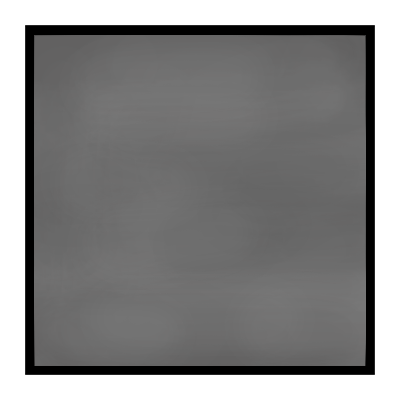
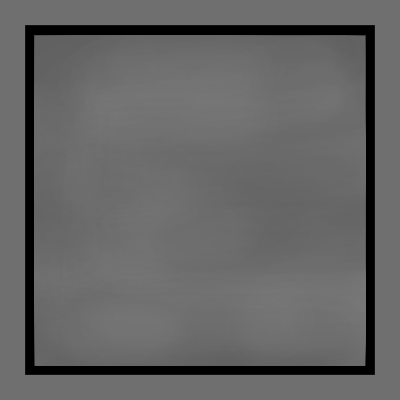
Two versions of the same layered image (400×400). Layer-by-layer changes:
added layer "Calque 3" above "Arrière-plan" over (0, 0, 400, 400)
